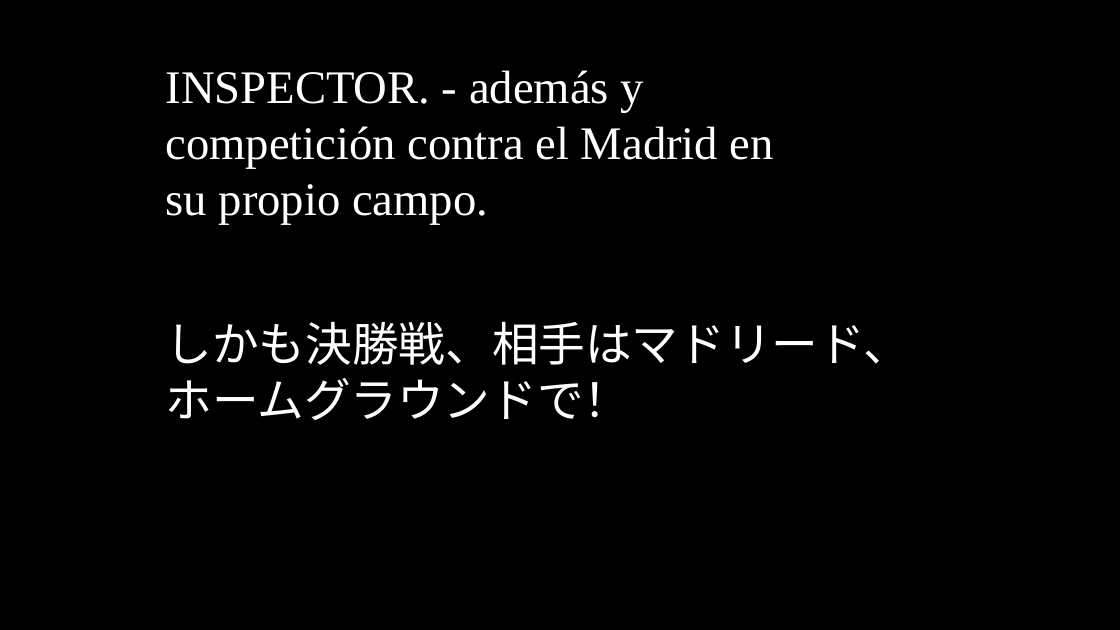
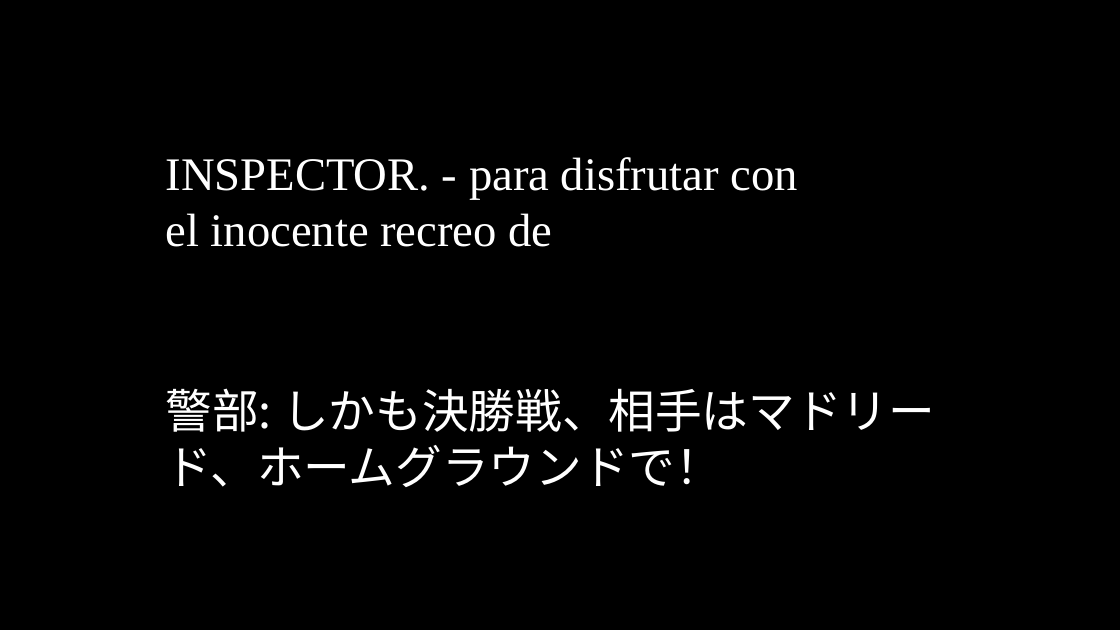
Before and after one commit to oulcggc/lang-drama-caption, a slide deck: slide 34 of complete-cap.pptx (slide 36 before the commit). Drawn at 1120x630 pixels with LibreOffice and Linux fonts; fonts in the diff are those of the drawing. Boxes give left, top, right and bottom in pixels: in the first picture for what was removed or moved away, otherwise in the second. Text is boxed around its words. In the diff, an @@ line names an element or a change of style, - is before the commit and + after.

```diff
--- a/complete-cap.pptx
+++ b/complete-cap.pptx
@@ text removed at [166, 70, 774, 225] @@
-INSPECTOR. - además y competición contra el Madrid en su propio campo.
@@ text added at [166, 157, 797, 247], 40 pt, text #FFFFFF @@
+INSPECTOR. - para disfrutar con el inocente recreo de
@@ text at [166, 388, 935, 487]: text changed @@
-しかも決勝戦、相手はマドリード、ホームグラウンドで！
+警部: しかも決勝戦、相手はマドリード、ホームグラウンドで！
```
Also in this commit, not shown: 97 other slides changed, 60 slides added, 60 slides removed, 1 other file.
